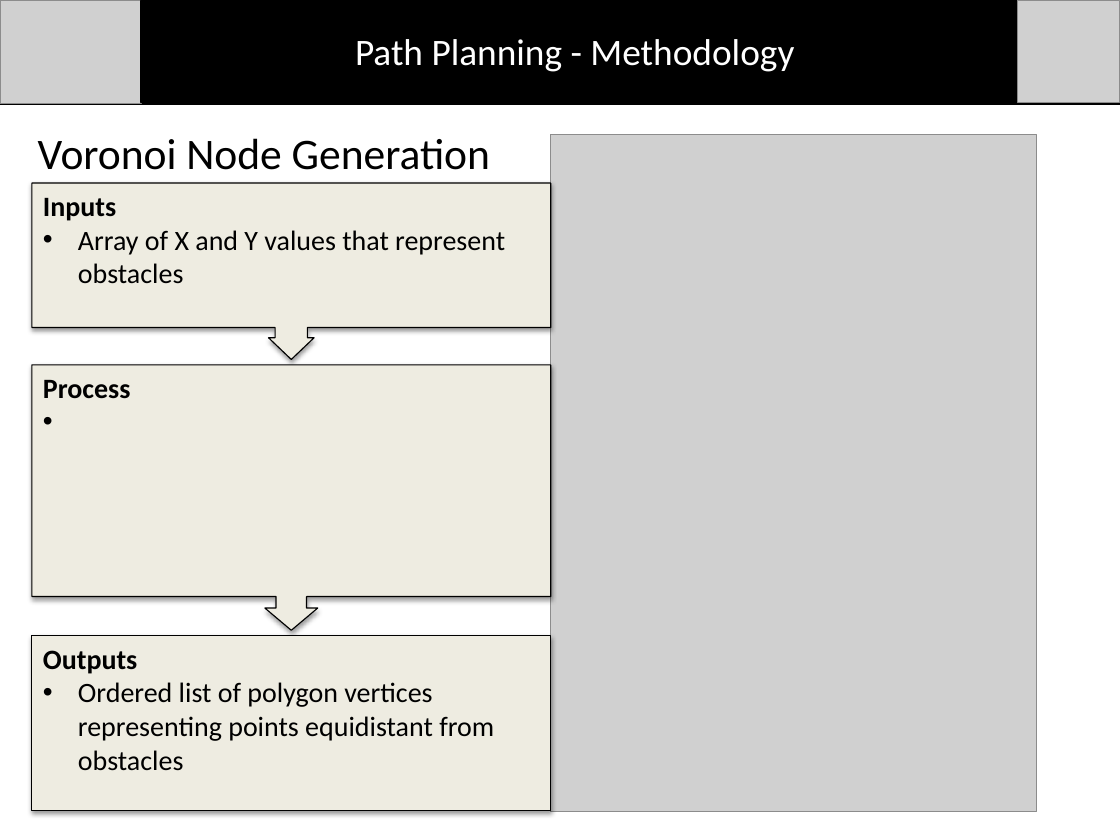
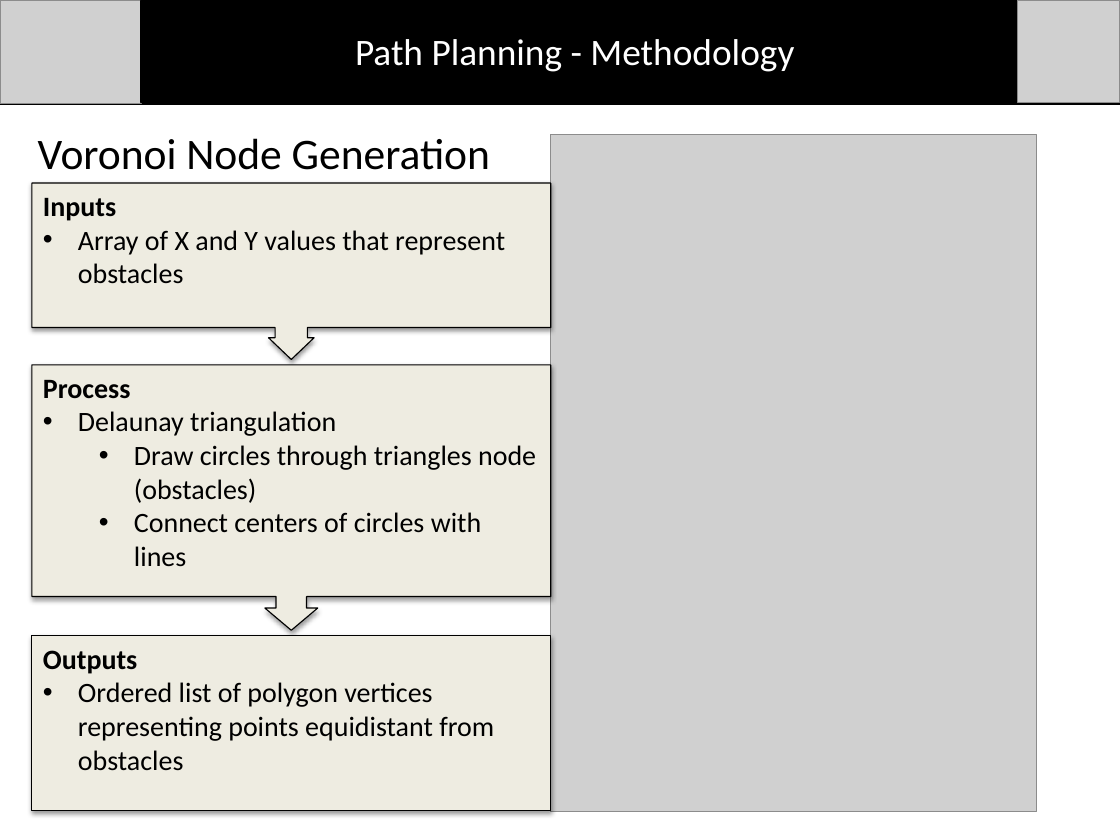
Before and after one commit to dtbinh/FlyNet, a slide deck: slide 5 of Presentations/CDR_Fall_2015/Individual_Slides/Bryce/PathPlanning.pptx (slide 11 before the commit). Drawn at 1120x840 pixels with LibreOffice and Linux fonts; fonts in the diff are those of the drawing; grey boxes stand for pictures. Boxes give left, top, right and bottom in pixels: in the first picture for what was removed or moved away, otherwise in the second. Text is boxed around its words. In the diff, an @@ line names an element or a change of style, - is before the commit and + after.

Commit message:
Final slide updates

```diff
--- a/Presentations/CDR_Fall_2015/Individual_Slides/Bryce/PathPlanning.pptx
+++ b/Presentations/CDR_Fall_2015/Individual_Slides/Bryce/PathPlanning.pptx
@@ text in down arrow callout at [78, 411, 536, 567]: paragraphs added @@
+• Delaunay triangulation
+  • Draw circles through triangles node (obstacles)
+  • Connect centers of circles with lines
```
Also in this commit, not shown: 7 other slides changed.
